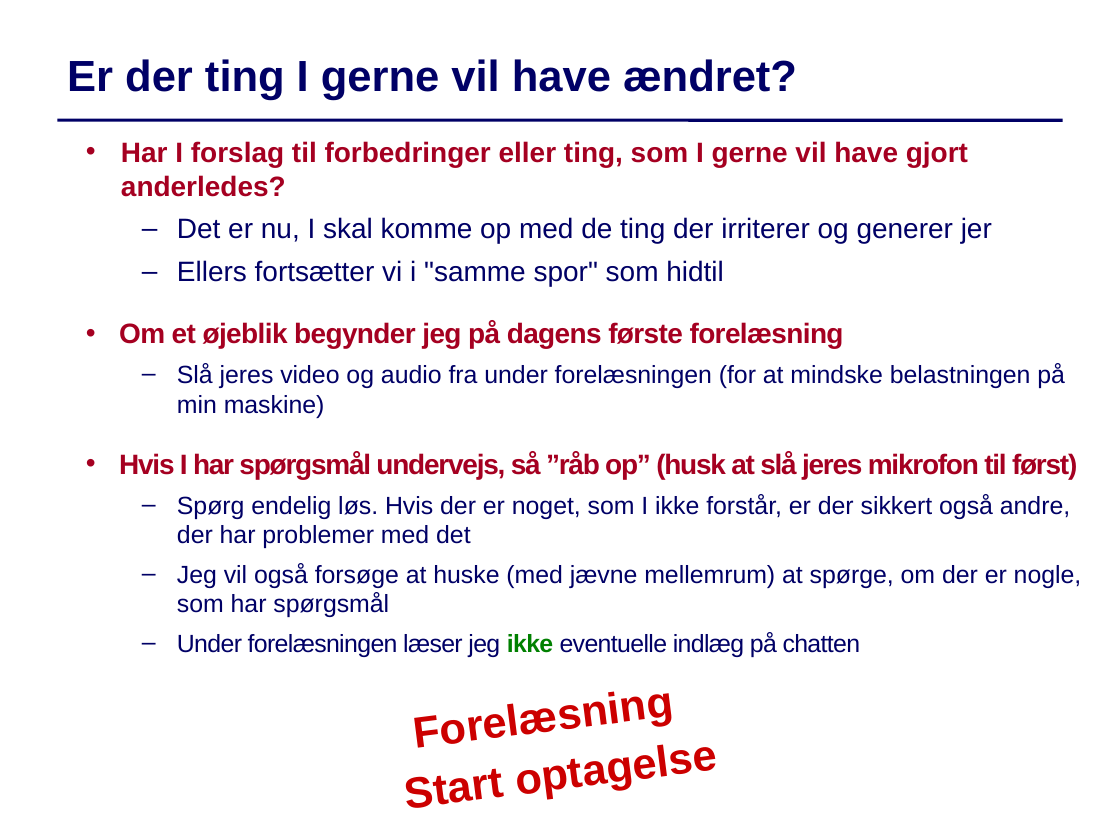
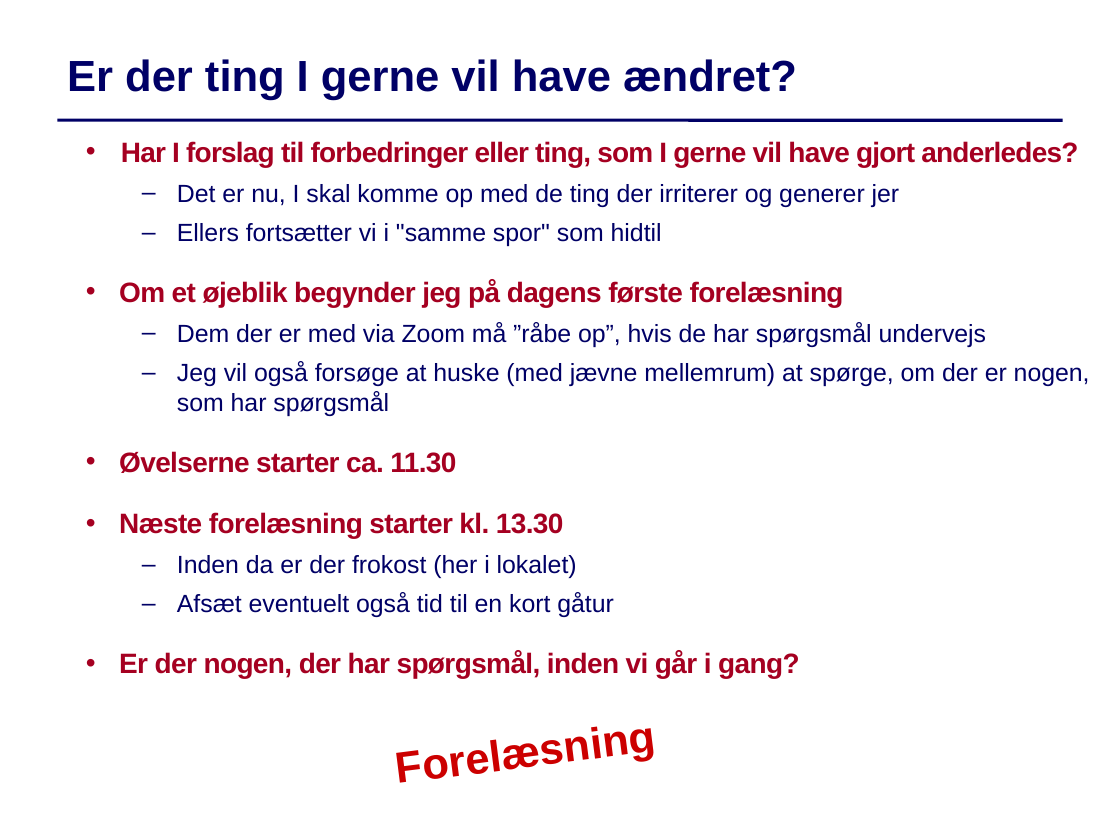
Before and after one commit to IntProgAU/Materiale, a slide deck: slide 6 of web/g22/status/Status3.pptx (slide 5 before the commit). Drawn at 1120x840 pixels with LibreOffice and Linux fonts; fonts in the diff are those of the drawing. Boxes give left, top, right and bottom in pixels: in the first picture for what was removed or moved away, otherwise in the second. Text is boxed around its words. In the diff, an @@ line names an element or a change of style, - is before the commit and + after.

```diff
--- a/web/g22/status/Status3.pptx
+++ b/web/g22/status/Status3.pptx
@@ text at [121,141,1078,246]: letter spacing 0 to -0.5 pt in "Har I forslag til forbedringer eller ting, ..."; size 18 to 16 pt in "Det er nu, I skal komme op ...", "Ellers fortsætter vi i "samme spor" som ..." @@
@@ text at [119,322,1090,679]: text changed @@
-  – Slå jeres video og audio fra under forelæsningen (for at mindske belastningen på min maskine)
-  • Hvis I har spørgsmål undervejs, så ”råb op” (husk at slå jeres mikrofon til først)
-  – Spørg endelig løs. Hvis der er noget, som I ikke forstår, er der sikkert også andre, der har problemer med det
-  – Jeg vil også forsøge at huske (med jævne mellemrum) at spørge, om der er nogle, som har spørgsmål
-  – Under forelæsningen læser jeg ikke eventuelle indlæg på chatten
+  – Dem der er med via Zoom må ”råbe op”, hvis de har spørgsmål undervejs
+  – Jeg vil også forsøge at huske (med jævne mellemrum) at spørge, om der er nogen, som har spørgsmål
+  • Øvelserne starter ca. 11.30
+  • Næste forelæsning starter kl. 13.30
+  – Inden da er der frokost (her i lokalet)
+  – Afsæt eventuelt også tid til en kort gåtur
+  • Er der nogen, der har spørgsmål, inden vi går i gang?
@@ text "Forelæsning": place and size @@
-text "Forelæsning" at [339,658,746,772]
+text "Forelæsning" at [322,693,729,807]
@@ text removed at [407,768,505,808] @@
-Start optagelse
```
Also in this commit, not shown: 5 other slides changed, 2 slides removed.
